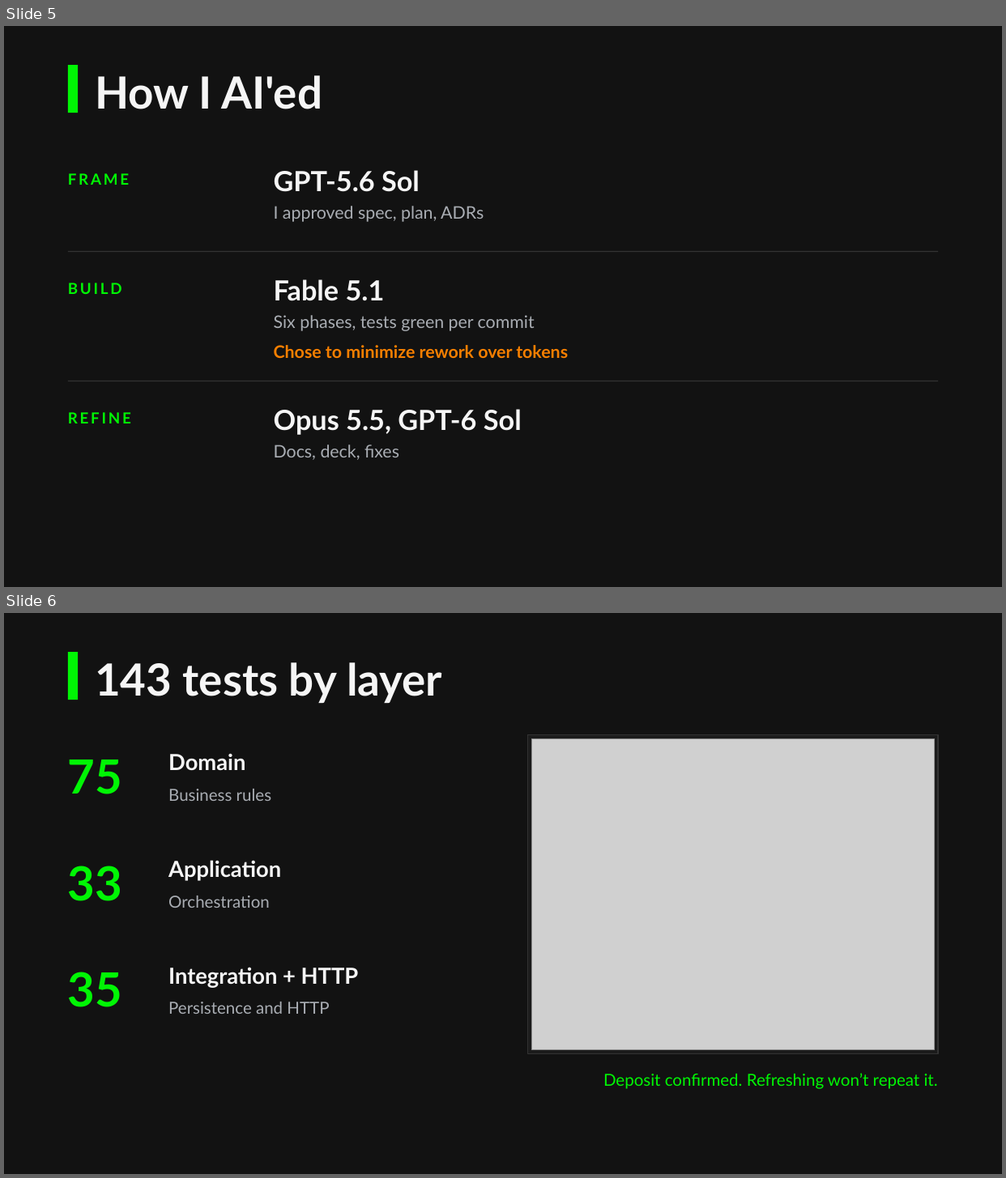
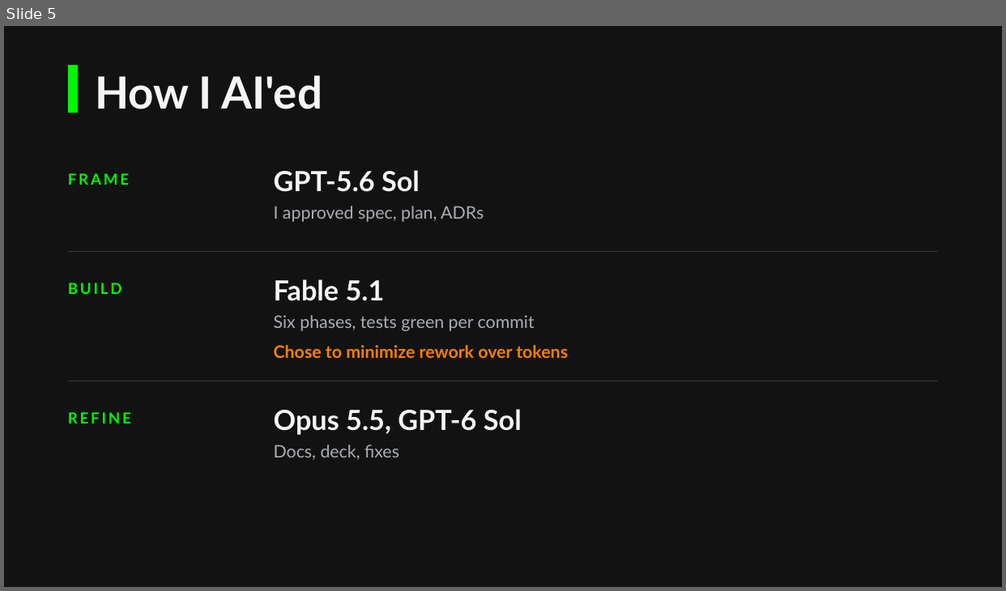
Before and after one commit to johndifini/atm, a slide deck: design/atm-deck.pptx. Shown one above the other, each under a label of ours: slides 5 and 6 before the commit, slide 5 after it. The pictures are 1006x1178 and 1006x591 pixels, drawn with LibreOffice and Linux fonts; fonts in the diff are those of the drawing; grey boxes stand for pictures. Boxes give left, top, right and bottom in pixels: in the first picture for what was removed or moved away, otherwise in the second. Text is boxed around its words. In the diff, an @@ line names an element or a change of style, - is before the commit and + after.

```diff
--- a/design/atm-deck.pptx
+++ b/design/atm-deck.pptx
@@ slide 6 removed at box(4, 613, 1002, 1174), background #121212 @@
@@ rectangle removed at box(68, 652, 78, 700) @@
@@ text removed at box(95, 662, 442, 703) @@
-143 tests by layer
@@ text removed at box(168, 753, 245, 770) @@
-Domain
@@ rectangle removed at box(528, 735, 938, 1054) @@
@@ picture removed at box(532, 739, 934, 1050) @@
@@ text removed at box(68, 760, 122, 794) @@
-75
@@ text removed at box(168, 789, 271, 801) @@
-Business rules
@@ text removed at box(68, 866, 122, 901) @@
-33
@@ text removed at box(168, 860, 281, 881) @@
-Application
@@ text removed at box(168, 896, 270, 908) @@
-Orchestration
@@ text removed at box(68, 972, 122, 1007) @@
-35
@@ text removed at box(168, 967, 359, 988) @@
-Integration + HTTP
@@ text removed at box(168, 1002, 329, 1014) @@
-Persistence and HTTP
@@ text removed at box(603, 1073, 938, 1089) @@
-Deposit confirmed. Refreshing won’t repeat it.
```
Also in this commit, not shown: 1 slide changed, 2 other files.
